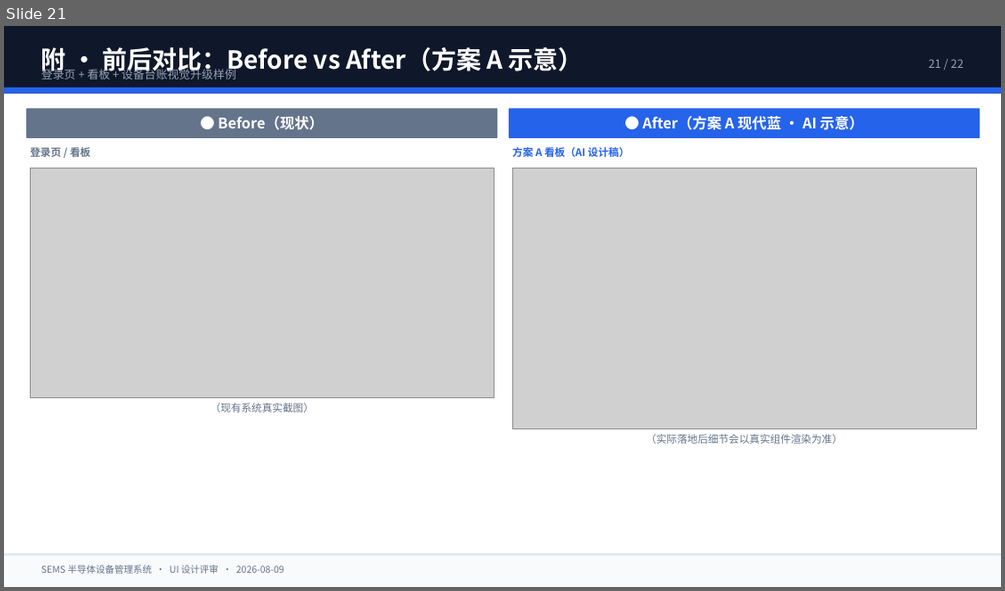
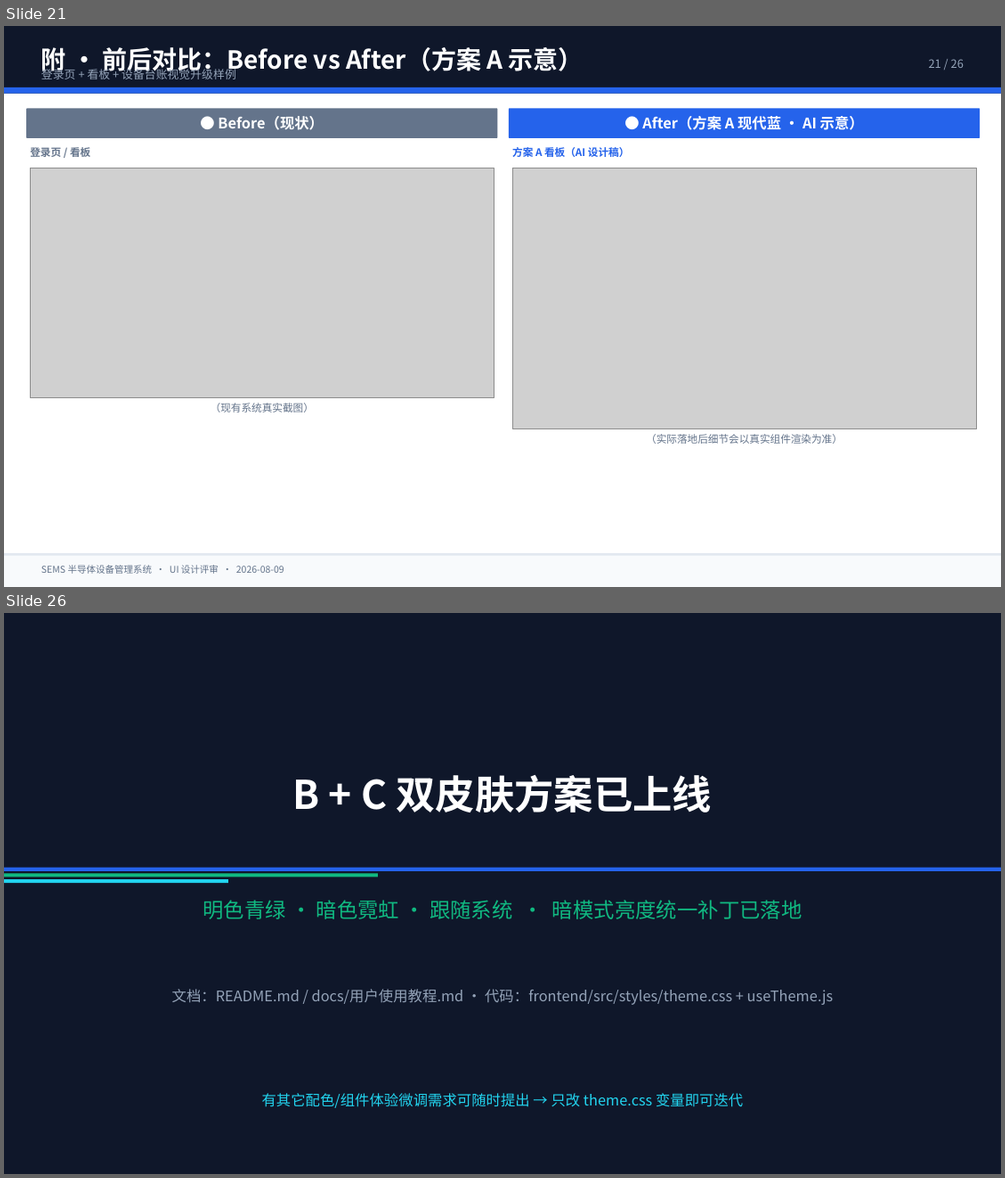
Before and after one commit to jumperrong/Smart-Equipment-Management-System, a slide deck: SEMS_UI设计评审与方案对比.pptx. Shown one above the other, each under a label of ours: slide 21 before the commit, slides 21 and 26 after it; the slides between them are not shown. The pictures are 1005x591 and 1005x1178 pixels, drawn with LibreOffice and Linux fonts; fonts in the diff are those of the drawing; grey boxes stand for pictures. Boxes give left, top, right and bottom in pixels: in the first picture for what was removed or moved away, otherwise in the second. Text is boxed around its words. In the diff, an @@ line names an element or a change of style, - is before the commit and + after.

Commit message:
docs+ui: 更新README/教程/评审PPT + 暗模式补丁
- README.md: 新增「🎨 UI 主题」章节，B极简青绿(明)/C暗色霓虹(暗)双皮肤 +
  跟随系统三态切换说明、色板表、暗模式过亮专项修复清单、自定义主题步骤，
  并在 Highlights 首两条挂主题更新。
- docs/用户使用教程.md: 插入「2. 主题切换」章（入口位置/操作步骤/典型场景/
  常见疑问），重排目录编号为 1~17，看板章补充KPI卡+状态标签在暗模式下观感
  描述，速查表追加主题操作两条。
- gen_ui_review_pptx.py: 评审PPT由22页扩至26页，新增页22(B+C双皮肤对比卡)、
  页23(三态切换机制+技术实现要点)、页24(暗模式过亮问题vs修复策略)、
  页25(12大核心模块+近期Highlights时间线)、页26(新结束页)；同步更新
  SEMS_UI设计评审与方案对比.pptx 二进制成品。
- frontend/src/styles/theme.css: 追加 html.dark 增量补丁(仅暗模式生效)，
  覆盖 el-tag(三形态)/el-button(实心+默认)/el-avatar/el-dropdown-menu/
  el-message/el-empty 等，将背景亮度统一压至<0.35，修复「白底淡蓝字」刺眼。
- .gitignore: 忽略 .trae-html-share-packages/、preview/、dl_font.py 以及
  从 PPT 二次导出的 SEMS_UI设计评审与方案对比.pdf。

```diff
--- a/SEMS_UI设计评审与方案对比.pptx
+++ b/SEMS_UI设计评审与方案对比.pptx
@@ slide 26 added at <box>4,613,1001,1174</box>, background #FFFFFF @@
@@ rectangle added at <box>4,613,1001,1174</box>, fill #0F172A @@
@@ text added at <box>293,775,712,812</box>, 38 pt, text #FFFFFF, bold @@
+B + C 双皮肤方案已上线
@@ rectangle added at <box>4,868,1001,871</box>, fill #2563EB @@
@@ rectangle added at <box>4,873,378,877</box>, fill #10B981 @@
@@ rectangle added at <box>4,879,228,883</box>, fill #22D3EE @@
@@ text added at <box>202,900,801,919</box>, 20 pt, text #10B981 @@
+明色青绿 · 暗色霓虹 · 跟随系统 · 暗模式亮度统一补丁已落地
@@ text added at <box>172,989,833,1005</box>, 14 pt, text #94A3B8 @@
+文档：README.md / docs/用户使用教程.md · 代码：frontend/src/styles/theme.css + useTheme.js
@@ text added at <box>262,1093,743,1108</box>, 14 pt, text #22D3EE @@
+有其它配色/组件体验微调需求可随时提出 → 只改 theme.css 变量即可迭代
@@ slide 21 changed as well @@
@@ text at <box>929,59,963,68</box>: text changed @@
-21 / 22
+21 / 26
```
Also in this commit, not shown: 19 other slides changed, 4 other slides added, 1 slide removed, 5 other files.
